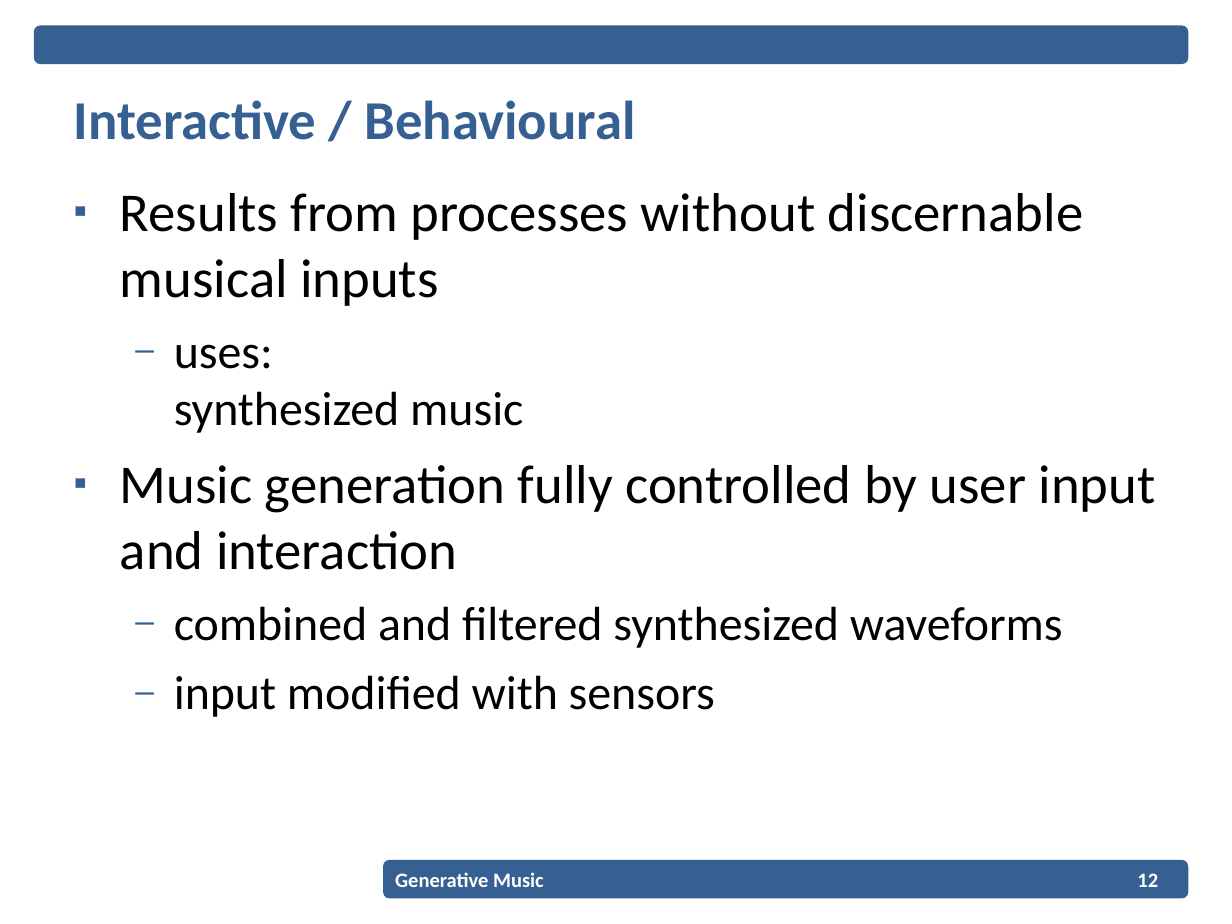
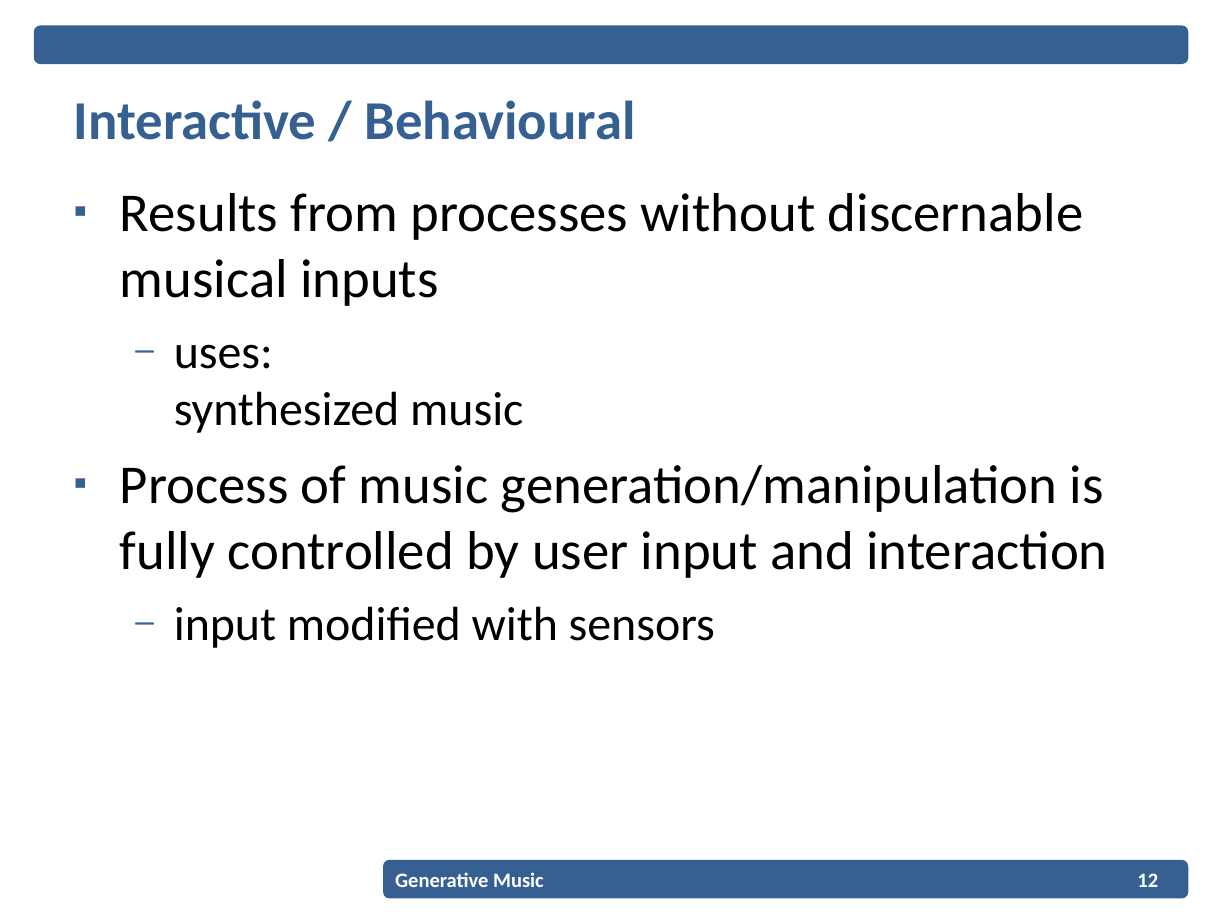
Before and after one commit to EPiCS/soundgates, a slide deck: slide 12 of documents/projectplan-presentation/Projectplan_Presentation.ppt. Drawn at 1232x924 pixels with LibreOffice and Linux fonts; fonts in the diff are those of the drawing; background and template pictures are left out. Boxes give left, top, right and bottom in pixels: in the first picture for what was removed or moved away, otherwise in the second. Text is boxed around its words. In the diff, an @@ line names an element or a change of style, - is before the commit and + after.

```diff
--- a/documents/projectplan-presentation/Projectplan_Presentation.ppt
+++ b/documents/projectplan-presentation/Projectplan_Presentation.ppt
@@ text at [120, 465, 1107, 578]: text changed @@
-▪ Music generation fully controlled by user input and interaction
-  – combined and filtered synthesized waveforms
+▪ Process of music generation/manipulation is fully controlled by user input and interaction
```
Also in this commit, not shown: 4 other slides changed, 1 other file.
